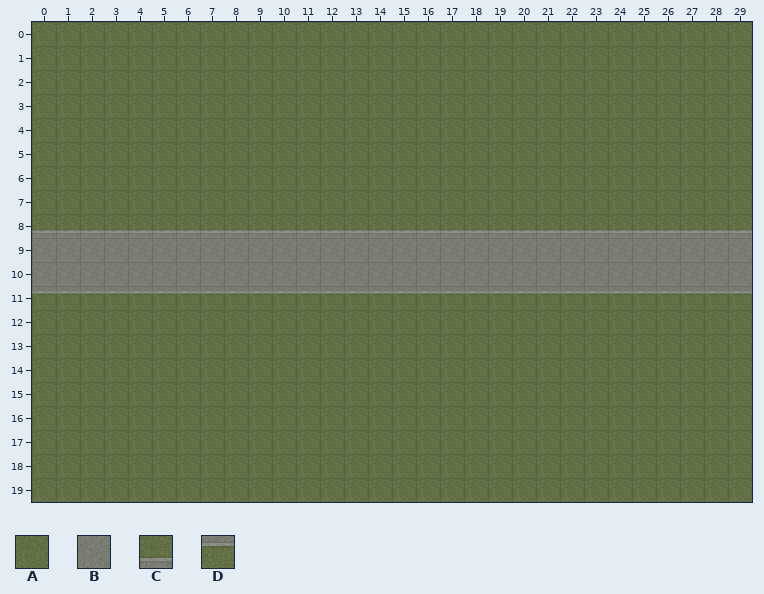
Level history. Tiled map: assets/maps/basic.tmx. Above is the file before it was changed.
Cells are 32x32 px. Shown: x 0..29, y 0..19.
Key: from "basic": A 1, B 2, C 37, D 43.
_ is an empty cell.
Layer "Capa de patrones 1" before, first column x 0:
 0 AAAAAAAAAAAAAAAAAAAAAAAAAAAAAA
 1 AAAAAAAAAAAAAAAAAAAAAAAAAAAAAA
 2 AAAAAAAAAAAAAAAAAAAAAAAAAAAAAA
 3 AAAAAAAAAAAAAAAAAAAAAAAAAAAAAA
 4 AAAAAAAAAAAAAAAAAAAAAAAAAAAAAA
 5 AAAAAAAAAAAAAAAAAAAAAAAAAAAAAA
 6 AAAAAAAAAAAAAAAAAAAAAAAAAAAAAA
 7 AAAAAAAAAAAAAAAAAAAAAAAAAAAAAA
 8 CCCCCCCCCCCCCCCCCCCCCCCCCCCCCC
 9 BBBBBBBBBBBBBBBBBBBBBBBBBBBBBB
10 BBBBBBBBBBBBBBBBBBBBBBBBBBBBBB
11 DDDDDDDDDDDDDDDDDDDDDDDDDDDDDD
12 AAAAAAAAAAAAAAAAAAAAAAAAAAAAAA
13 AAAAAAAAAAAAAAAAAAAAAAAAAAAAAA
14 AAAAAAAAAAAAAAAAAAAAAAAAAAAAAA
15 AAAAAAAAAAAAAAAAAAAAAAAAAAAAAA
16 AAAAAAAAAAAAAAAAAAAAAAAAAAAAAA
17 AAAAAAAAAAAAAAAAAAAAAAAAAAAAAA
18 AAAAAAAAAAAAAAAAAAAAAAAAAAAAAA
19 AAAAAAAAAAAAAAAAAAAAAAAAAAAAAA
And afterwards:
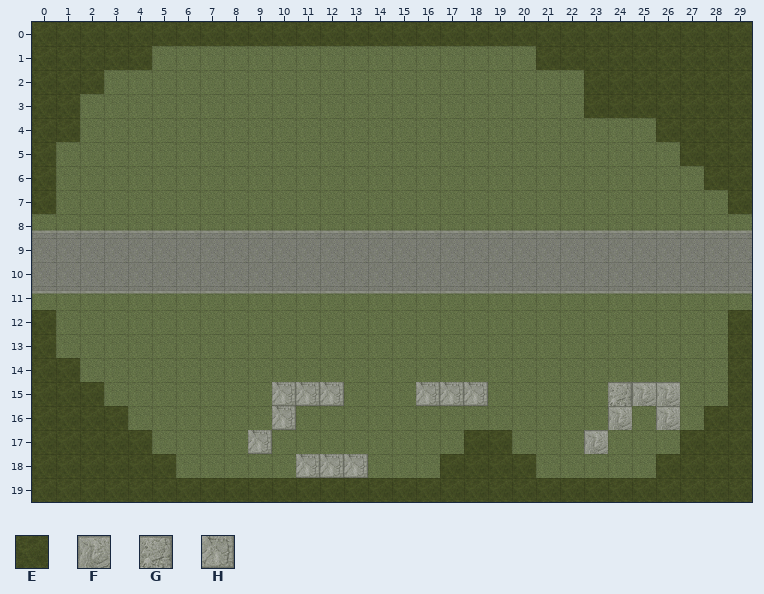
Further tiles: from "basic": E 3, F 23, G 24, H 29.
Difference:
Changed rows in their new state; . is an unchanged cell.
Layer "Capa de patrones 1":
first column x 0:
 0 EEEEEEEEEEEEEEEEEEEEEEEEEEEEEE
 1 EEEEE................EEEEEEEEE
 2 EEE....................EEEEEEE
 3 EE.....................EEEEEEE
 4 EE........................EEEE
 5 E..........................EEE
 6 E...........................EE
 7 E............................E
first column x 0:
12 E............................E
13 E............................E
14 EE...........................E
15 EEE.......HHH...HHH.....GFF..E
16 EEEE......H.............F.F.EE
17 EEEEE....H........EE...F...EEE
18 EEEEEE.....HHH...EEEE.....EEEE
19 EEEEEEEEEEEEEEEEEEEEEEEEEEEEEE
Boxes around the changes in both pictures, in picture pixels (x1, y1, x2, y2):
changed: (32, 22, 752, 214)
changed: (32, 310, 752, 502)
